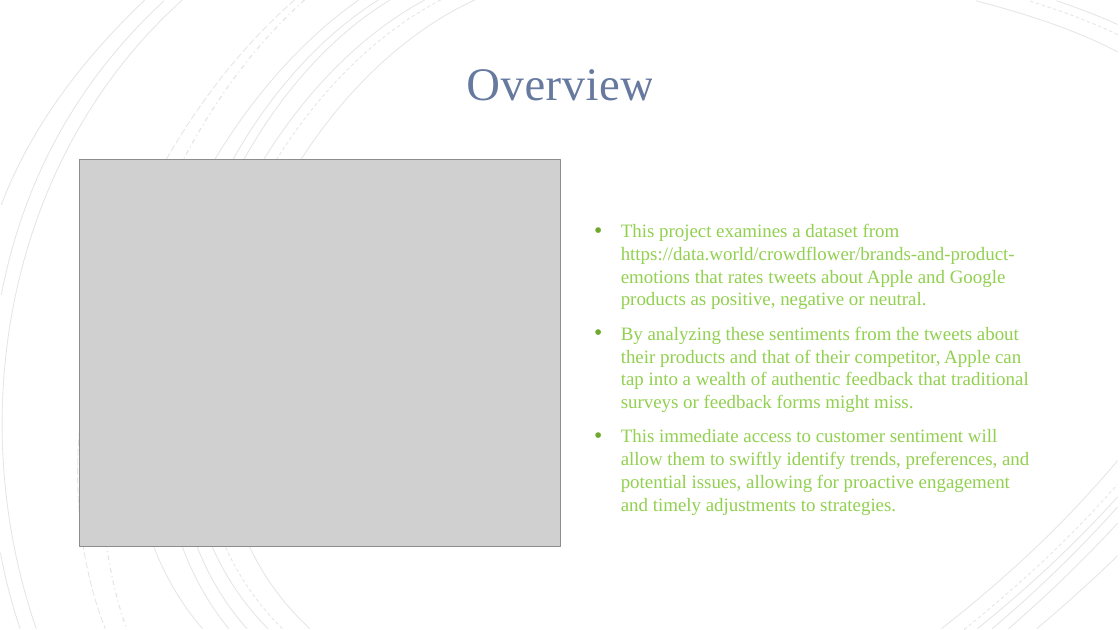
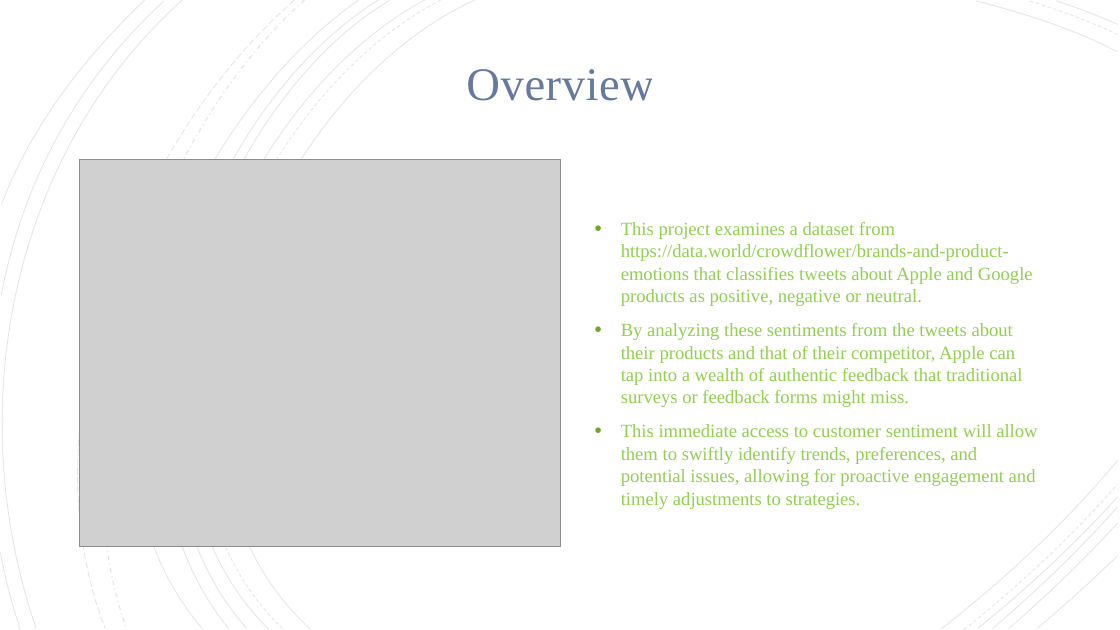
Before and after one commit to WambuiMunene/Natural-Language-Processing-Sentiment-Analysis-on-Tweets, a slide deck: slide 3 of Presentation.pptx. Drawn at 1120x630 pixels with LibreOffice and Linux fonts; fonts in the diff are those of the drawing; grey boxes stand for pictures. Boxes give left, top, right and bottom in pixels: in the first picture for what was removed or moved away, otherwise in the second. Text is boxed around its words. In the diff, an @@ line names an element or a change of style, - is before the commit and + after.

```diff
--- a/Presentation.pptx
+++ b/Presentation.pptx
@@ text at (621, 222, 1033, 306): text changed; size 16.2 to 16 pt @@
-• This project examines a dataset from https://data.world/crowdflower/brands-and-product-emotions that rates tweets about Apple and Google products as positive, negative or neutral.
+• This project examines a dataset from https://data.world/crowdflower/brands-and-product-emotions that classifies tweets about Apple and Google products as positive, negative or neutral.
@@ text at (621, 323, 1037, 509): size 16.2 to 16 pt in "By analyzing these sentiments from the tweets ...", "This immediate access to customer sentiment will ..." @@
```
Also in this commit, not shown: 8 other slides changed, 3 other files.
